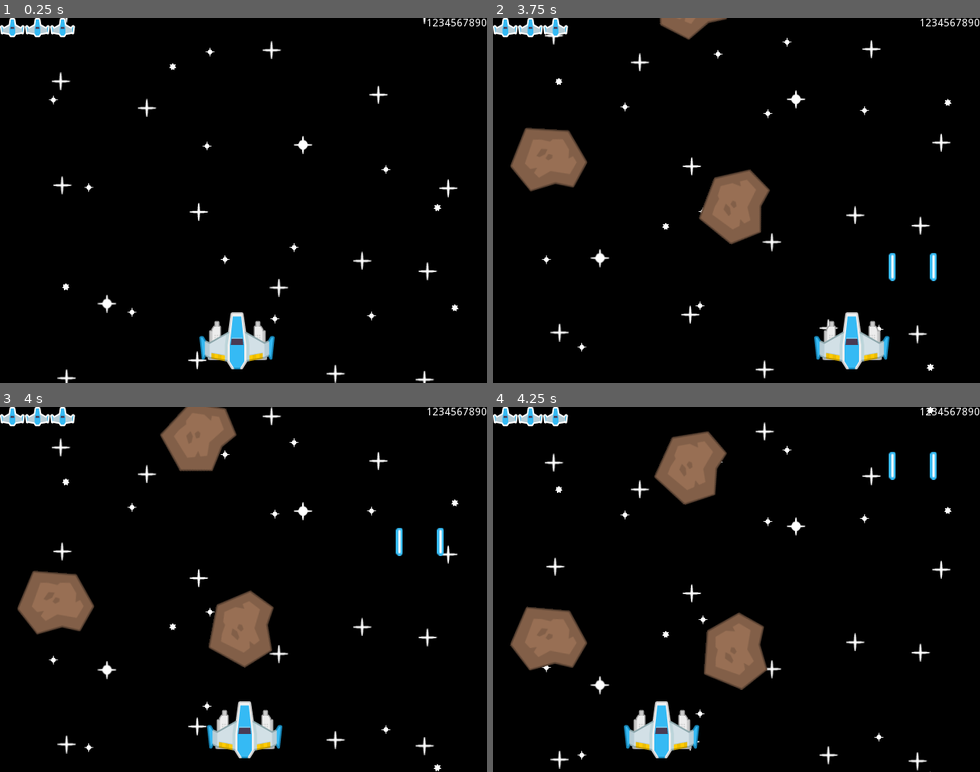
Above: before the commit, frames 1-4 (two rows, left to right).
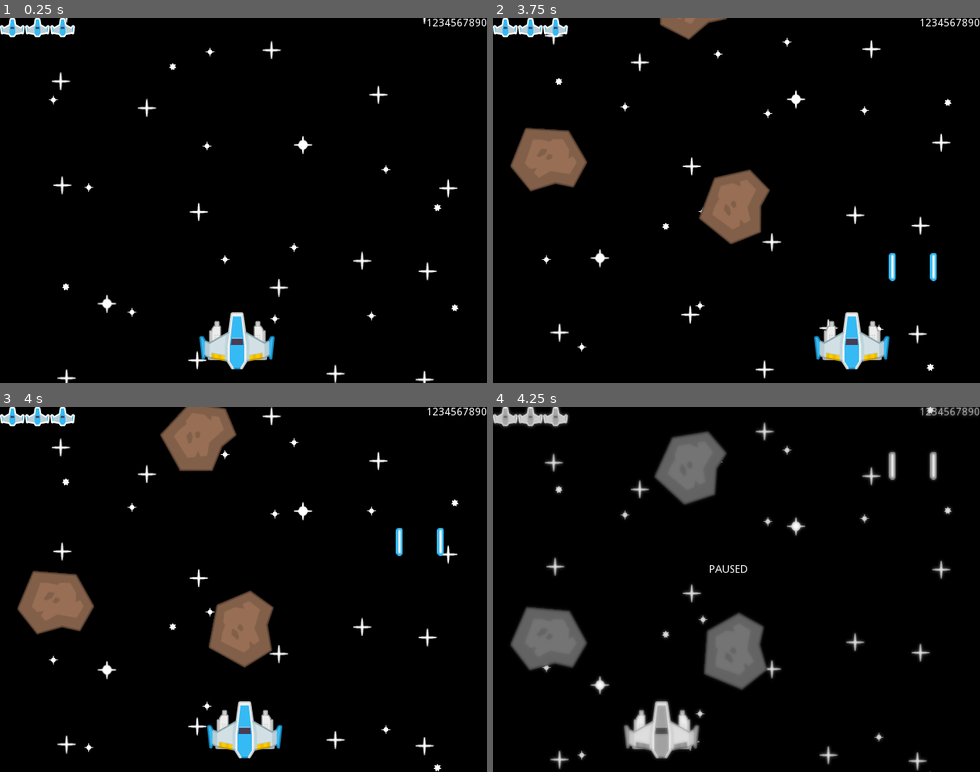
Above: after the commit, the same moments.

Repository: VitorRodrigues/SpaceRescue-Godot
Game: Godot game, scene res://Level1.tscn
The game is run twice, just before and just after one commit, with the same random seed, the same clock (stepped at 60 frames per second) and the same inputs.
Inputs:
- Up to frame 1 (0.25 s): no input
- Up to frame 2 (3.75 s): hold Right (ui_right) 0.53-1.28 s; tap Space (fire) every 0.75 s from 0.6 to 3.6 s; hold Left (ui_left) 1.28-2.03 s; hold Right (ui_right) 2.03-3.53 s; hold Left (ui_left) from 3.53 s (still down)
- Up to frame 3 (4 s): keep holding Left (ui_left)
- Up to frame 4 (4.25 s): keep holding Left (ui_left); tap P (pause) at 4.15 s

Frames 1-3 are identical in both runs. In frame 4, 8.6% of the frame differs, in the area x 0-100%, y 0-100%.

Commit message:
Add shader to paused state. (B&W shader)

Diff:
--- a/Level1.tscn
+++ b/Level1.tscn
@@ -1,11 +1,12 @@
-[gd_scene load_steps=11 format=2]
-
-[ext_resource path="res://Assets/Background/star1.png" type="Texture" id=1]
-[ext_resource path="res://Assets/Background/star2.png" type="Texture" id=2]
-[ext_resource path="res://Assets/Background/star3.png" type="Texture" id=3]
-[ext_resource path="res://Prefabs/Ship.tscn" type="PackedScene" id=4]
-[ext_resource path="res://Prefabs/MeteorSpawner.tscn" type="PackedScene" id=5]
-[ext_resource path="res://Assets/HUD/playerLife1_blue.png" type="Texture" id=6]
+[gd_scene load_steps=14 format=2]
+
+[ext_resource path="res://Assets/HUD/shader.png" type="Texture" id=1]
+[ext_resource path="res://Assets/Background/star1.png" type="Texture" id=2]
+[ext_resource path="res://Assets/Background/star2.png" type="Texture" id=3]
+[ext_resource path="res://Assets/Background/star3.png" type="Texture" id=4]
+[ext_resource path="res://Prefabs/Ship.tscn" type="PackedScene" id=5]
+[ext_resource path="res://Prefabs/MeteorSpawner.tscn" type="PackedScene" id=6]
+[ext_resource path="res://Assets/HUD/playerLife1_blue.png" type="Texture" id=7]
 
 [sub_resource type="GDScript" id=4]
 script/source = "extends CanvasLayer
@@ -17,7 +18,27 @@
 func _input(event):
 	if event.is_action_pressed(\"pause\") and !event.is_echo():
 		get_tree().paused = !get_tree().paused
+		if get_tree().paused:
+			$Label.show()
+			$Shader.show()
+		else:
+			$Shader.hide()
+			$Label.hide()
 "
+
+[sub_resource type="Shader" id=5]
+code = "shader_type canvas_item;
+
+
+void fragment() {
+	vec3 pixel = vec4(textureLod(SCREEN_TEXTURE, SCREEN_UV, 0.5)).rgb;
+	float m = (pixel.r + pixel.g + pixel.b) / 3.0;
+	COLOR = vec4(m,m,m,1);
+}
+"
+
+[sub_resource type="ShaderMaterial" id=6]
+shader = SubResource( 5 )
 
 [sub_resource type="GDScript" id=1]
 resource_name = "Camera"
@@ -71,9 +92,28 @@
 
 [node name="main" type="CanvasLayer"]
 
-[node name="pause" type="CanvasLayer" parent="."]
+[node name="Pause" type="CanvasLayer" parent="."]
 pause_mode = 2
+layer = 11
 script = SubResource( 4 )
+
+[node name="Shader" type="TextureRect" parent="Pause"]
+visible = false
+material = SubResource( 6 )
+margin_right = 639.0
+margin_bottom = 479.0
+texture = ExtResource( 1 )
+expand = true
+
+[node name="Label" type="Label" parent="Pause"]
+visible = false
+margin_left = 283.805
+margin_top = 206.736
+margin_right = 334.805
+margin_bottom = 237.736
+text = "PAUSED
+"
+align = 1
 
 [node name="ParallaxBackground" type="ParallaxBackground" parent="."]
 editor/display_folded = true
@@ -243,7 +283,6 @@
 script = SubResource( 1 )
 
 [node name="Control" type="CanvasLayer" parent="."]
-editor/display_folded = true
 layer = 10
 
 [node name="Score" type="Label" parent="Control"]
Binary file added: Assets/HUD/shader.png
Not shown, added: Assets/HUD/shader.png.import
Not shown: 3 places in Level1.tscn that only renumber resources
